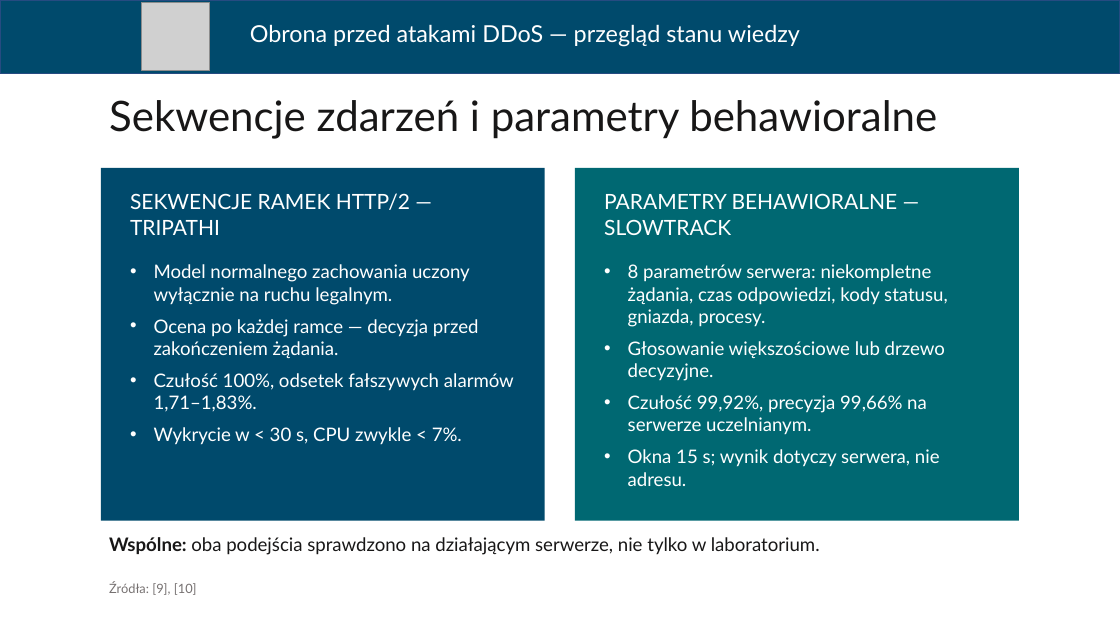
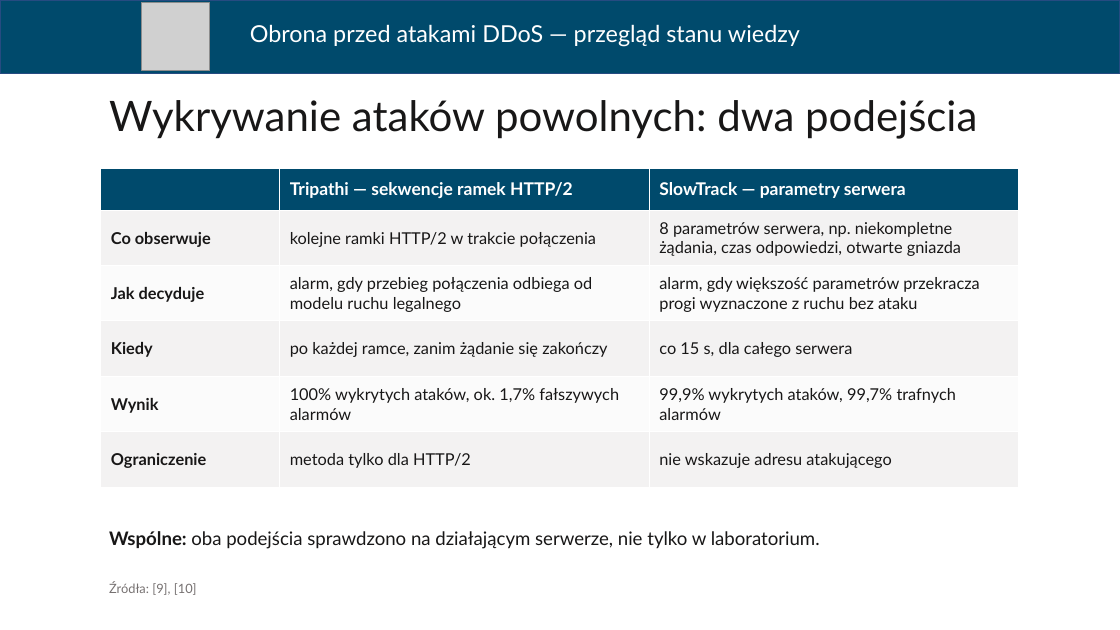
Before and after one commit to ArturBrogowicz/code, a slide deck: slide 18 of presentation/Prezentacja_WEiTI_PL.pptx (slide 17 before the commit). Drawn at 1120x630 pixels with LibreOffice and Linux fonts; fonts in the diff are those of the drawing; grey boxes stand for pictures. Boxes give left, top, right and bottom in pixels: in the first picture for what was removed or moved away, otherwise in the second. Text is boxed around its words. In the diff, an @@ line names an element or a change of style, - is before the commit and + after.

```diff
--- a/presentation/Prezentacja_WEiTI_PL.pptx
+++ b/presentation/Prezentacja_WEiTI_PL.pptx
@@ title at bbox=[109, 100, 977, 139]: text changed @@
-Sekwencje zdarzeń i parametry behawioralne
+Wykrywanie ataków powolnych: dwa podejścia
@@ rectangle removed at bbox=[101, 168, 545, 521] @@
@@ table added at bbox=[101, 168, 1019, 487], 6 rows, 3 columns @@
+ | Tripathi — sekwencje ramek HTTP/2 | SlowTrack — parametry serwera
+Co obserwuje | kolejne ramki HTTP/2 w trakcie połączenia | 8 parametrów serwera, np. niekompletne żądania, czas odpowiedzi, otwarte gniazda
+Jak decyduje | alarm, gdy przebieg połączenia odbiega od modelu ruchu legalnego | alarm, gdy większość parametrów przekracza progi wyznaczone z ruchu bez ataku
+Kiedy | po każdej ramce, zanim żądanie się zakończy | co 15 s, dla całego serwera
+Wynik | 100% wykrytych ataków, ok. 1,7% fałszywych alarmów | 99,9% wykrytych ataków, 99,7% trafnych alarmów
+Ograniczenie | metoda tylko dla HTTP/2 | nie wskazuje adresu atakującego
@@ rectangle removed at bbox=[575, 168, 1019, 521] @@
@@ text removed at bbox=[130, 193, 410, 235] @@
-SEKWENCJE RAMEK HTTP/2 — TRIPATHI
@@ text removed at bbox=[604, 193, 898, 235] @@
-PARAMETRY BEHAWIORALNE — SLOWTRACK
@@ text removed at bbox=[154, 264, 514, 445] @@
-• Model normalnego zachowania uczony wyłącznie na ruchu legalnym.
-• Ocena po każdej ramce — decyzja przed zakończeniem żądania.
-• Czułość 100%, odsetek fałszywych alarmów 1,71–1,83%.
-• Wykrycie w < 30 s, CPU zwykle < 7%.
@@ text removed at bbox=[628, 264, 948, 486] @@
-• 8 parametrów serwera: niekompletne żądania, czas odpowiedzi, kody statusu, gniazda, procesy.
-• Głosowanie większościowe lub drzewo decyzyjne.
-• Czułość 99,92%, precyzja 99,66% na serwerze uczelnianym.
-• Okna 15 s; wynik dotyczy serwera, nie adresu.
@@ text "Wspólne: oba podejścia sprawdzono na ...": place and size @@
-text "Wspólne: oba podejścia sprawdzono na ..." at bbox=[109, 537, 820, 555]
+text "Wspólne: oba podejścia sprawdzono na ..." at bbox=[109, 531, 820, 549]
```
Also in this commit, not shown: 10 other slides changed, 1 slide added, 1 slide removed.
